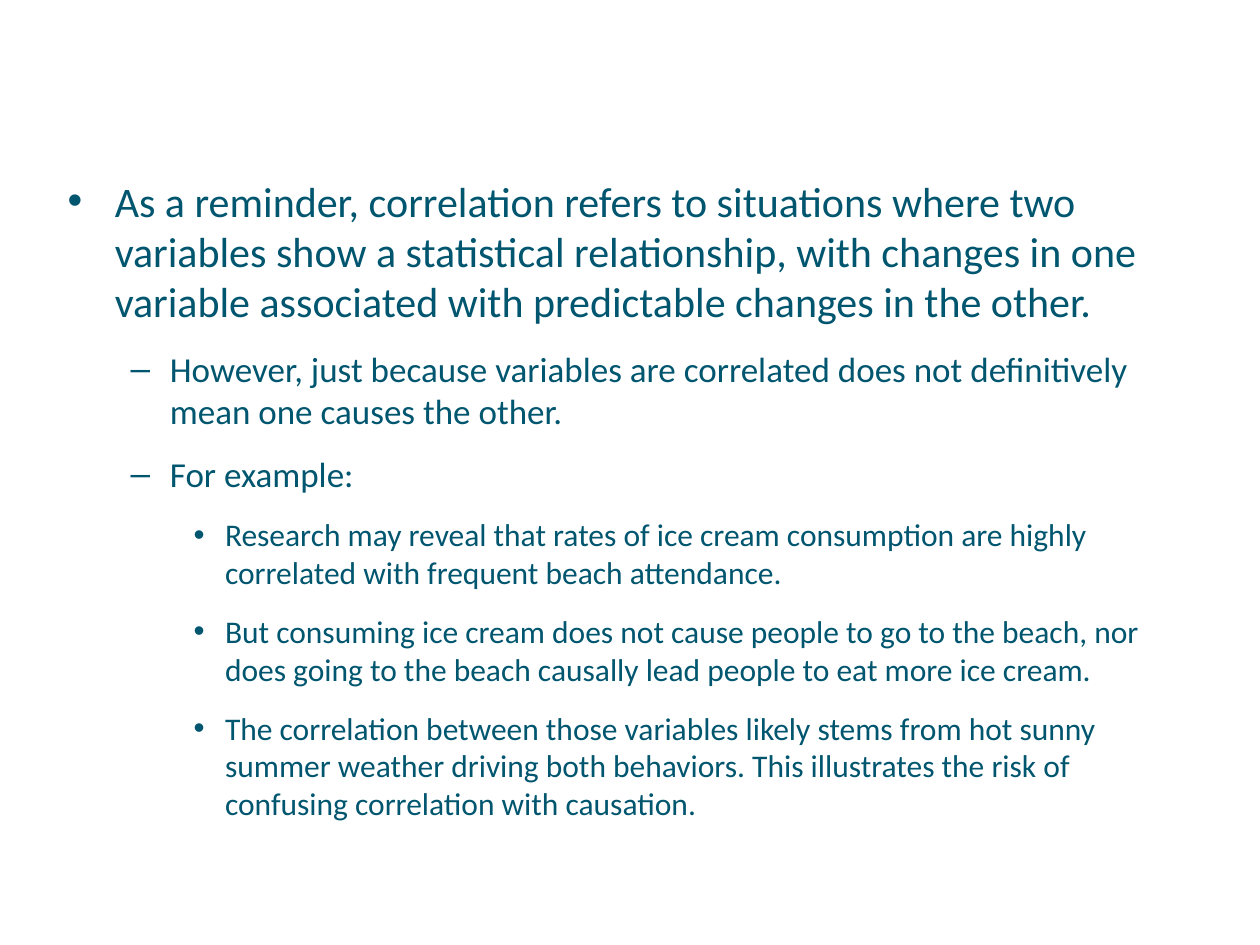
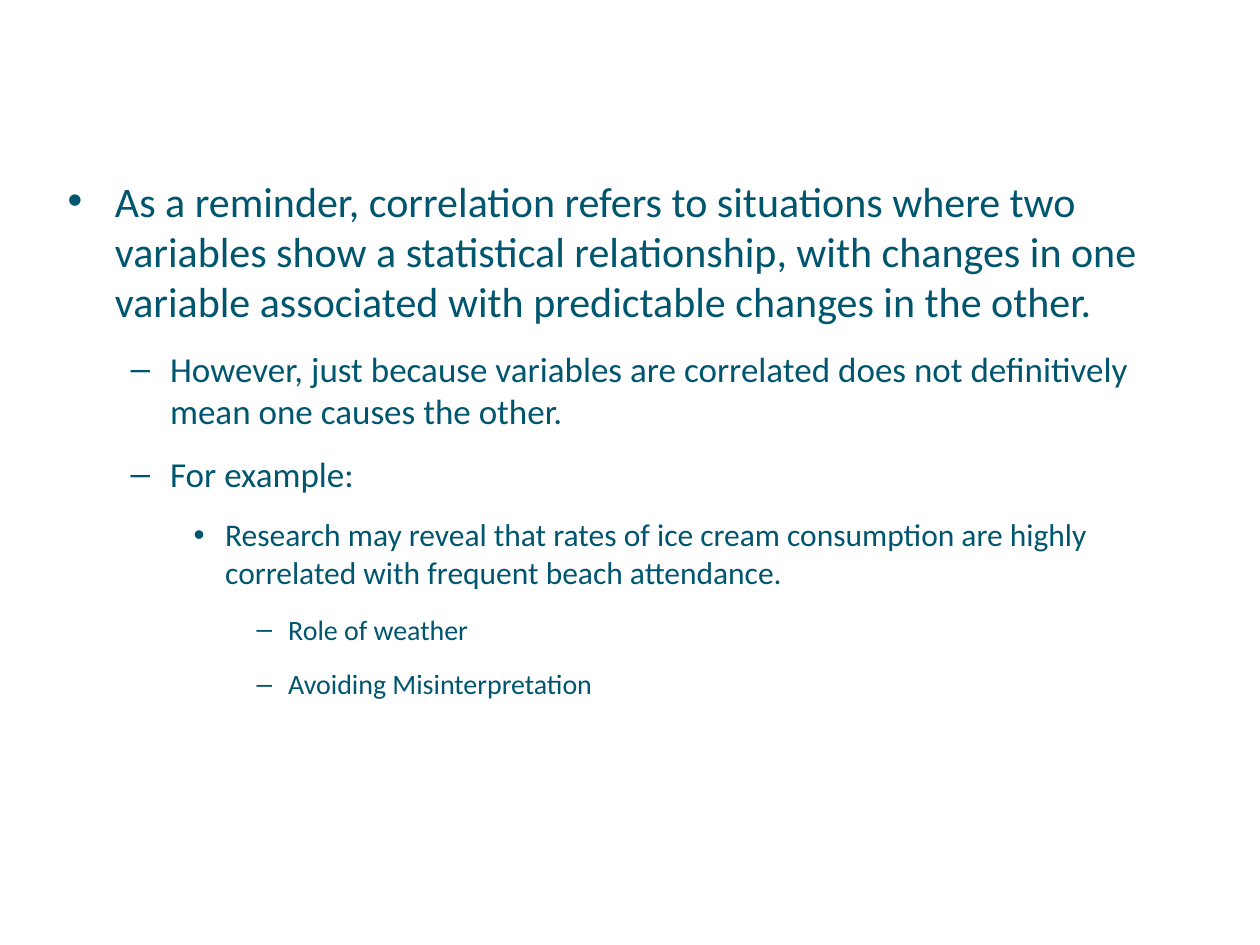
Before and after one commit to a099954/ABC-Program, a slide deck: slide 21 of Data Literacy/Day 2 Questioning Data /02-Questioning Data - Final.pptx (slide 25 before the commit). Drawn at 1260x945 pixels with LibreOffice and Linux fonts; fonts in the diff are those of the drawing; background and template pictures are left out. Boxes give left, top, right and bottom in pixels: in the first picture for what was removed or moved away, otherwise in the second. Text is boxed around its words. In the diff, an @@ line names an element or a change of style, - is before the commit and + after.

```diff
--- a/Data Literacy/Day 2 Questioning Data /02-Questioning Data - Final.pptx
+++ b/Data Literacy/Day 2 Questioning Data /02-Questioning Data - Final.pptx
@@ text at bbox=[288, 620, 591, 699]: text changed; size 18 to 16 pt @@
-    • But consuming ice cream does not cause people to go to the beach, nor does going to the beach causally lead people to eat more ice cream.
-    • The correlation between those variables likely stems from hot sunny summer weather driving both behaviors. This illustrates the risk of confusing correlation with causation.
+      – Role of weather
+      – Avoiding Misinterpretation
```
Also in this commit, not shown: 22 other slides changed, 8 slides added, 6 slides removed, 6 other files.
